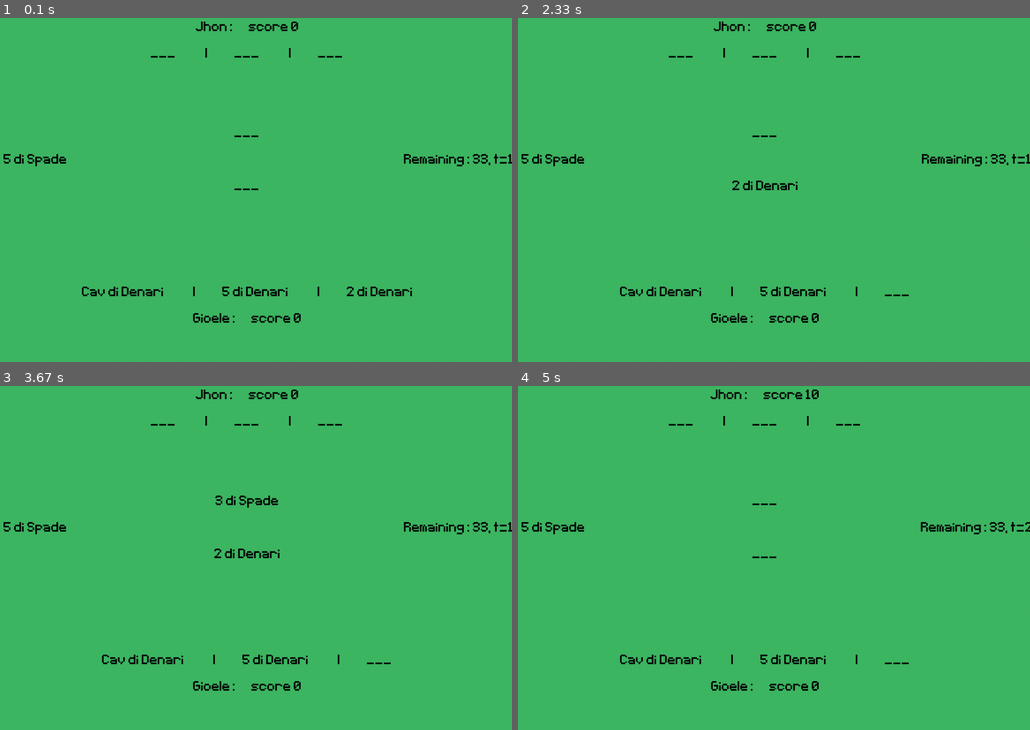
Above: before the commit, frames 1-4 (two rows, left to right).
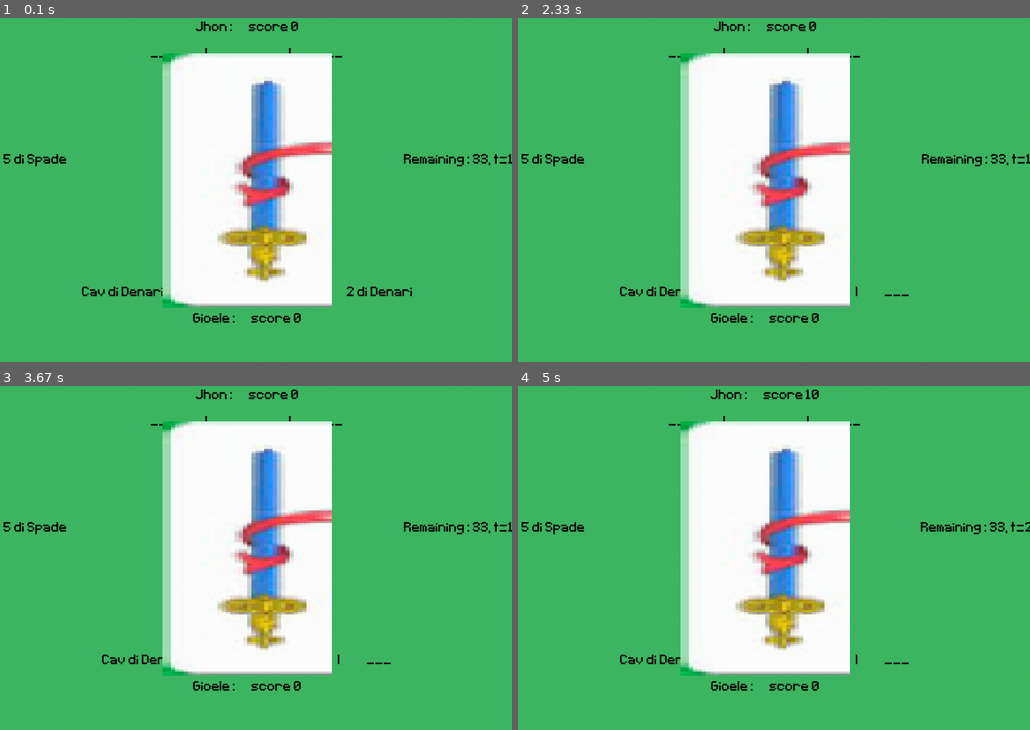
Above: after the commit, the same moments.

Repository: giolendius/Briscola
Game: pygame game, started from main.py
The game is run twice, just before and just after one commit, with the same random seed, the same clock (stepped at 60 frames per second) and the same inputs.
Inputs:
- Up to frame 1 (0.1 s): no input
- Up to frame 2 (2.33 s): tap 3 at 1.33 s
- Up to frame 3 (3.67 s): no input
- Up to frame 4 (5 s): no input

The runs differ from the first frame. In frame 1, 24% of the frame differs, in the area x 31-65%, y 10-85%; in frame 2, 24%; in frame 3, 24%; in frame 4, 24%.

Commit message:
feat(pygame): images start to implement images

Diff:
--- a/src/pygame/pybriscola.py
+++ b/src/pygame/pybriscola.py
@@ -1,9 +1,10 @@
 import pygame
-from typing import List
+from typing import List, Tuple
 
 from ..Briscola import BriscolaEnv
 from ..types.Agents import Agent, Human
 from ..types.enums import Action
+from .pygame_utils import *
 
 SCREEN_W = 1000
 SCREEN_H = 800
@@ -20,6 +21,8 @@
         self.delay_play = delay_play
         self.delay_end_round = delay_end_round
 
+        self.card_image_sheet = get_card_sheet()
+
     def initial_checks(self, agents):
         assert self.tot_players == len(agents)
         assert not any([isinstance(a, Human) for a in agents[1:]]), 'Human player first pos'
@@ -32,6 +35,7 @@
         pygame.init()
         pygame.display.set_caption("Love Briscola")
 
+        SpriteCard((500, 400), self)
         self.running = True
         while self.running:
             for evento in pygame.event.get():
@@ -82,17 +86,24 @@
         text(self.screen, self.players_hands[1].display(True), (00, 150))
         text(self.screen, f"{agents[1]}:      score {self.points[1]}", (0, 100))
 
+        sprite_card_group.draw(self.screen)
+        sprite_card_group.update()
+
         if ((pygame.time.get_ticks() - self.tempo[0] > self.delay_play)
                 and not self.flg_pause
                 and not self.awaiting_user_input):
             self.game_engine(agents)
             self.tempo[0] = pygame.time.get_ticks()
 
+    def _play_a_card(self, agents):
+        super()._play_a_card(agents)
+        print('metodo super')
 
-def text(screen, txt: str, posit, color=(0, 0, 0), size=40):
+
+def text(screen, txt: str, posit: Tuple[int, int], color=(0, 0, 0), size=40):
     """Writes text on the pygame screen"""
     pos = (SCREEN_W // 2 + posit[0], posit[1])
-    font = pygame.font.Font("Pixeltype.ttf", size)
+    font = pygame.font.Font("src/asset/Pixeltype.ttf", size)
     txt_surf = font.render(txt, False, color)
     text_rect = txt_surf.get_rect(midtop=pos)
     screen.blit(txt_surf, text_rect)
--- /dev/null
+++ b/src/pygame/pygame_utils.py
@@ -0,0 +1,37 @@
+import pygame
+from pygame.sprite import Sprite
+from typing import Tuple
+
+SCREEN_W = 1000
+SCREEN_H = 800
+
+sprite_card_group = pygame.sprite.Group()
+
+def get_card_sheet():
+    image = pygame.image.load("src/asset/spade.png").convert_alpha()
+    l=8
+    image = pygame.transform.scale(image, (l * 10, l * 15))
+    return image
+
+
+class SpriteCard(Sprite):
+    def __init__(self, position, game_env):
+        super().__init__(sprite_card_group)
+        self.game_env = game_env
+
+        l = 32
+        # image = pygame.image.load("src/asset/spade.png").convert_alpha()
+        # self.image = pygame.transform.scale(image, (l*10, l*15))
+        # cozza = pygame.transform.scale(image, (l * 10, l * 15))
+        image = pygame.Surface([40, 120])
+        image.blit(self.game_env.card_image_sheet, (0,0),(0,0, 40, 120))
+        self.image = pygame.transform.scale(image, (l * 10, l * 15))
+        self.rect = self.image.get_rect(center=position)
+
+    def update(self):
+        pass
+        # self.rect.move_ip(20, 10)
+
+
+def create_sprite():
+    pass
Renamed: Pixeltype.ttf -> src/asset/Pixeltype.ttf
Binary file added: src/asset/spade.png
